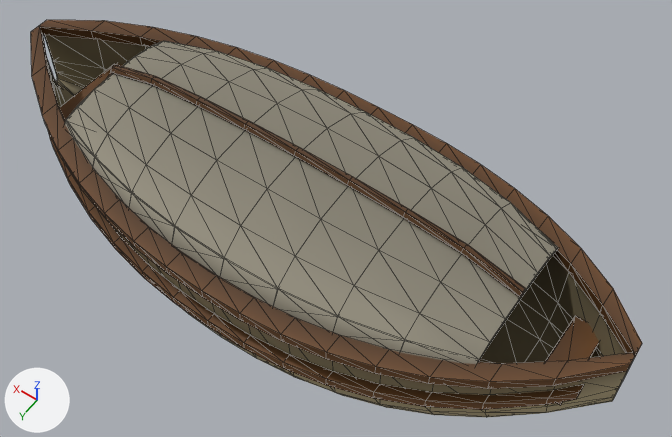
Renders of the glTF model public/ship-builder/models/lifeboat-collapsible/lifeboat-collapsible.glb from each side of a commit.
Rendered twice from a 50 mm lens placed at (-0.497, 0.607, 0.856), pointed at (-0.04, -0.032, -0.149). Every picture has the same lights, and +X, +Y and +Z are marked at lower left. The first picture is the older version. Mesh edges are drawn as thin lines. Vertices at exactly the same position are counted once.

The first picture shows 'boatCover', 'collapsible', 'gunwale'.
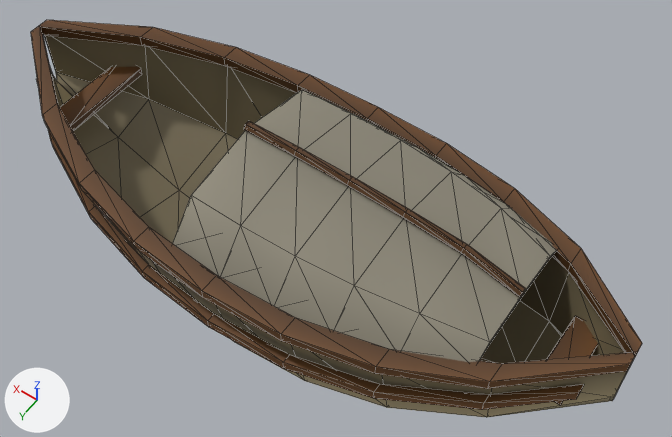
Diff of the bpy script that builds the scene:
```diff
--- a/public/ship-builder/models/lifeboat-collapsible/lifeboat-collapsible.glb.py
+++ b/public/ship-builder/models/lifeboat-collapsible/lifeboat-collapsible.glb.py
@@ me_boatcover @@
 # used by ob_boatcover; location = (0.0, 0.0, 0.0)
-me_boatcover.from_pydata(...)  # 144 vertices, 284 faces; spans x -0.327..0.317, y -0.163..0.163, z -0.092..-0.012
+me_boatcover.from_pydata(...)  # 48 vertices, 92 faces; spans x -0.327..0.076, y -0.163..0.163, z -0.092..-0.012
+# me_boatcover part 1
+# 96 vertices are removed from x -0.327..0.317, y -0.153..0.153, z -0.086..-0.017
+# 284 faces are deleted
+# 92 new faces join them
 me_boatcover.materials.append(mat_boatcover)
@@ me_collapsible @@
 # used by ob_collapsible; location = (0.0, 0.0, 0.0)
-me_collapsible.from_pydata(...)  # 306 vertices, 608 faces; spans x -0.467..0.467, y -0.182..0.182, z -0.3..-0.05
+me_collapsible.from_pydata(...)  # 90 vertices, 176 faces; spans x -0.467..0.467, y -0.182..0.182, z -0.3..-0.05
+# me_collapsible part 2: 216 vertices removed from x -0.467..0.467, y -0.18..0.18, z -0.298..-0.062
 me_collapsible.materials.append(mat_collapsible)
```

What differs and where, as boxes [x1, y1, x2, y2] in the pictures (672 x 437 px):
'boatCover', reshaped (22% narrower, 16% shorter): before [65, 41, 558, 364]; after [173, 90, 557, 362]
'collapsible', reshaped: before [44, 35, 633, 417]; after [44, 36, 633, 417]
part 2 of me_collapsible, deleted (mostly hidden): before [44, 35, 633, 417]
